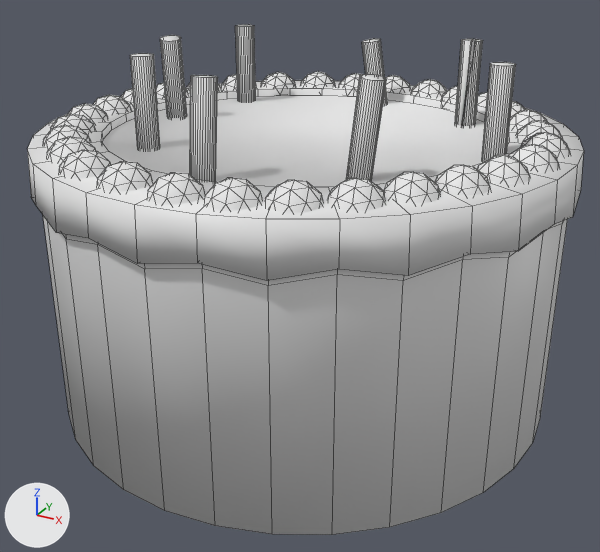
What one commit did to the FBX model Assets/Models/HG_Models/Cake.fbx.
One viewpoint serves both versions: a camera (50 mm lens) standing at (1.51, -2.78, 1.88) and looking at (0.02, -0.08, 0.53). Arrows for +X, +Y and +Z are at lower left; the lights stay in place. The older version comes first. Mesh edges are drawn as thin lines.

The first picture shows 'Cake'.
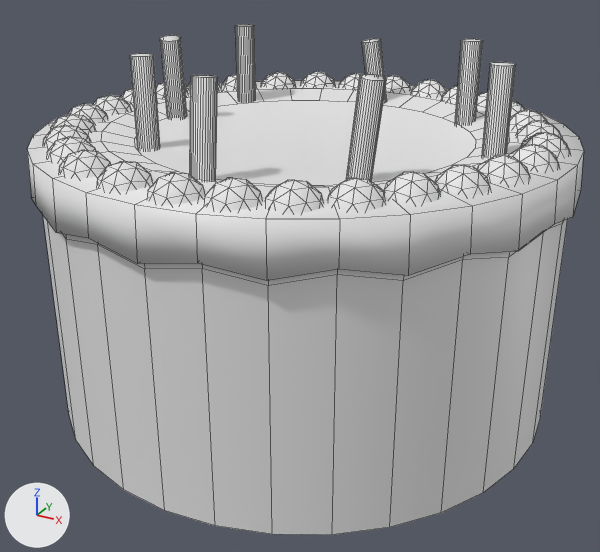
Pixel boxes [x1, y1, x2, y2] of what changed, in the pictures (600 x 552 px; the box of a moved part takes in the faces that stretch with it):
part 1 of me_cylinder, moved or reshaped
    both: [101, 39, 509, 187]

Edits to the bpy script that builds the scene:
```text
Change me_cylinder:
    used by ob_cake; location = (0.0, 0.0, 0.748)
    remove me_cylinder.from_pydata(...)  # 1516 vertices, 1666 faces; spans x -1.03..1.03, y -1.03..1.03, z -0.75..0.67
    add me_cylinder.from_pydata(...)  # 1516 vertices, 1657 faces; spans x -1.03..1.03, y -1.03..1.03, z -0.75..0.67
    me_cylinder part 1
    8 faces are deleted
    36 vertices move from x -0.77..0.77, y -0.77..0.77, z 0.24..0.67 to x -0.65..0.65, y -0.65..0.65, z 0.24..0.66
    other edits to the shape of me_cylinder do not show in these pictures
```
